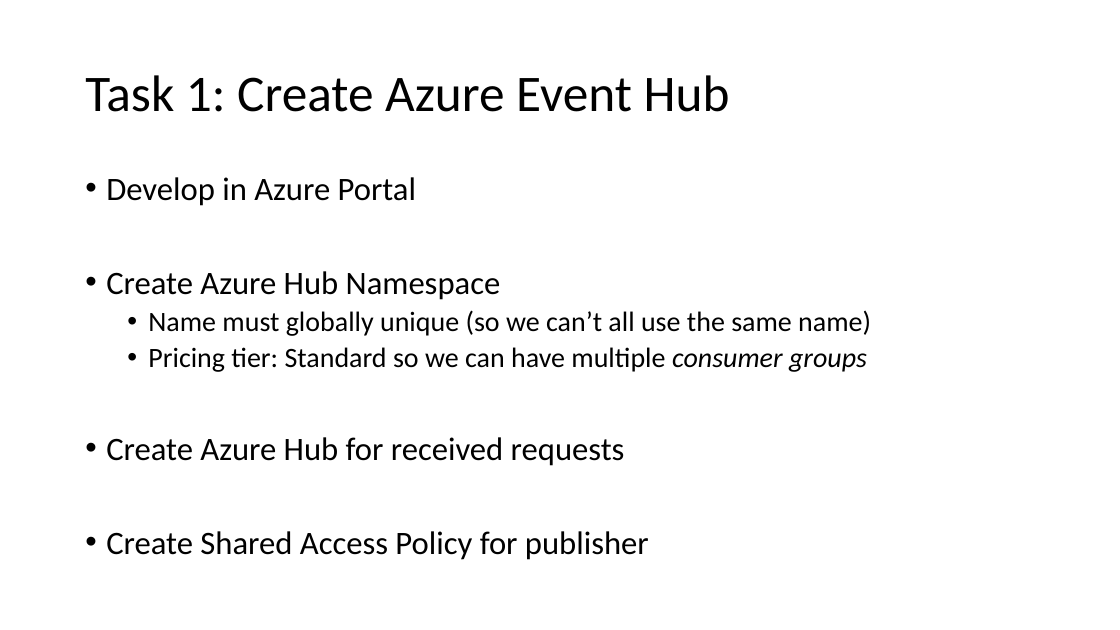
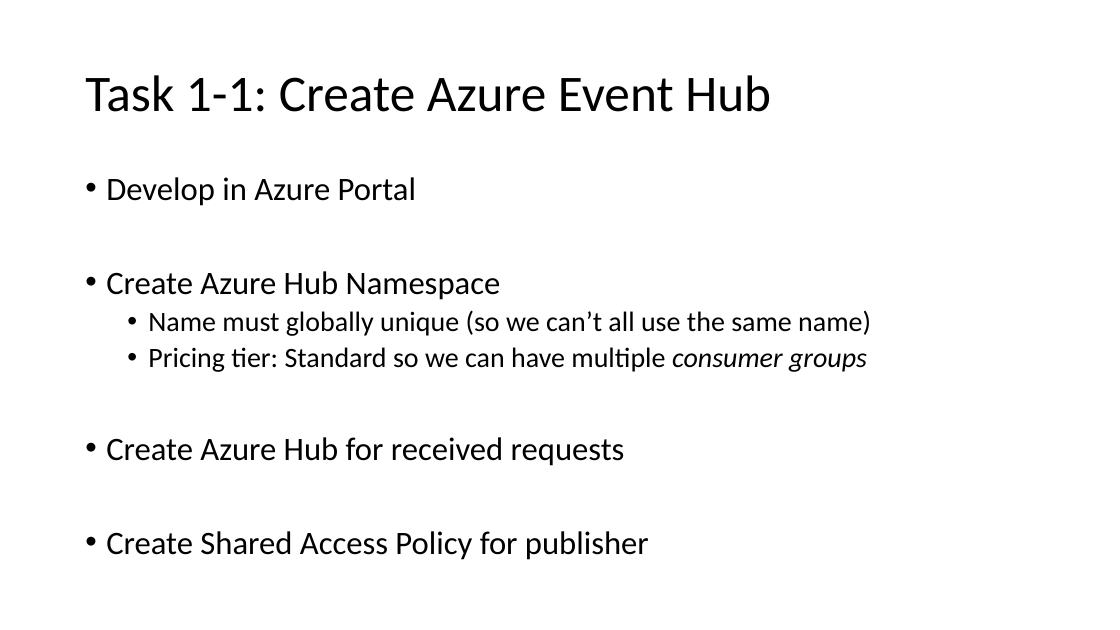
Before and after one commit to scottctr/EdaWorkshop, a slide deck: slide 20 of EventDrivenArchitectureWorkshop.pptx. Drawn at 1120x630 pixels with LibreOffice and Linux fonts; fonts in the diff are those of the drawing. Boxes give left, top, right and bottom in pixels: in the first picture for what was removed or moved away, otherwise in the second. Text is boxed around its words. In the diff, an @@ line names an element or a change of style, - is before the commit and + after.

```diff
--- a/EventDrivenArchitectureWorkshop.pptx
+++ b/EventDrivenArchitectureWorkshop.pptx
@@ title at box(85, 75, 771, 112): text changed @@
-Task 1: Create Azure Event Hub
+Task 1-1: Create Azure Event Hub
```
Also in this commit, not shown: 6 other slides changed, 12 slides added, 1 other file.
